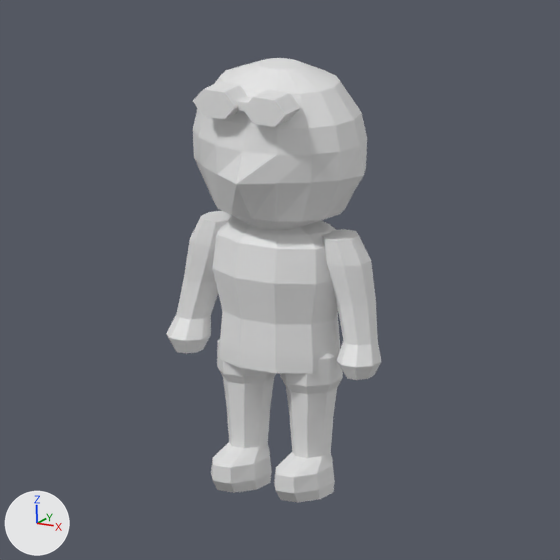
The Blender file port/characters/assets/models/joshua/joshua.blend: old version first, new version second.
Before and after are seen from the file's camera 'Character camera'. Arrows for +X, +Y and +Z are at lower left; the lights stay in place. The first picture is the older version. Materials are left out; every surface is plain grey.

The first picture shows 'joshua · Joshua forehead goggle -1', 'joshua · Joshua forehead goggle 1', 'joshua · Joshua goggle bridge', 'joshua · Joshua left arm', 'joshua · Joshua left leg', 'joshua · Joshua right arm', 'joshua · Joshua right leg', 'joshua · Joshua sleeveless pool top', 'joshua · Water owning head'.
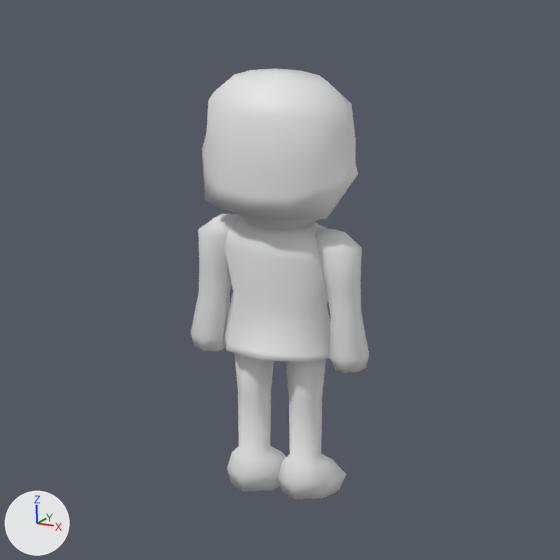
The change, as a list of edits to the scene's bpy script:
```text
Change me_joshua_water_water_owning_head:
    used by ob_joshua___water_owning_head; location = (0.0, 0.0, 0.0); scale = (1.12, 1.03, 1.02)
    remove me_joshua_water_water_owning_head.from_pydata(...)  # 114 vertices, 128 faces; spans x -0.452..0.452, y -0.458..0.37, z 1.45..2.29
    add me_joshua_water_water_owning_head.from_pydata(...)  # 92 vertices, 114 faces; spans x -0.472..0.472, y -0.319..0.363, z 1.48..2.296
    me_joshua_water_water_owning_head part 1: the whole mesh is rebuilt
    me_joshua_water_water_owning_head part 2: the surface is now shaded smooth
Change ob_joshua___torso:
    ob_joshua___torso.scale: (1.12, 1.03, 1.02) -> (1.0, 1.0, 1.0)
    remove ob_joshua___torso.hide_render = True
Remove ob_joshua___joshua_sleeveless_pool_top:
    ob_joshua___joshua_sleeveless_pool_top = bpy.data.objects.new('joshua · Joshua sleeveless pool top', me_joshua_water_joshua_sleeveless_pool_top)
Remove ob_joshua___joshua_left_arm:
    ob_joshua___joshua_left_arm = bpy.data.objects.new('joshua · Joshua left arm', me_joshua_water_joshua_left_arm)
Remove ob_joshua___joshua_left_leg:
    ob_joshua___joshua_left_leg = bpy.data.objects.new('joshua · Joshua left leg', me_joshua_water_joshua_left_leg)
Remove ob_joshua___joshua_right_arm:
    ob_joshua___joshua_right_arm = bpy.data.objects.new('joshua · Joshua right arm', me_joshua_water_joshua_right_arm)
Remove ob_joshua___joshua_right_leg:
    ob_joshua___joshua_right_leg = bpy.data.objects.new('joshua · Joshua right leg', me_joshua_water_joshua_right_leg)
Change ob_joshua___water_owning_head:
    ob_joshua___water_owning_head.scale: (1.12, 1.03, 1.02) -> (1.0, 1.0, 1.0)
Remove ob_joshua___joshua_forehead_goggle__1:
    ob_joshua___joshua_forehead_goggle__1 = bpy.data.objects.new('joshua · Joshua forehead goggle -1', me_joshua_water_joshua_forehead_goggle__1)
Remove ob_joshua___joshua_forehead_goggle_1:
    ob_joshua___joshua_forehead_goggle_1 = bpy.data.objects.new('joshua · Joshua forehead goggle 1', me_joshua_water_joshua_forehead_goggle_1)
Remove ob_joshua___joshua_goggle_bridge:
    ob_joshua___joshua_goggle_bridge = bpy.data.objects.new('joshua · Joshua goggle bridge', me_joshua_water_joshua_goggle_bridge)
Add ob_joined_leg_shoe_001:
    ob_joined_leg_shoe_001 = bpy.data.objects.new('joined leg shoe.001', me_joined_leg_shoe_001)  # 38 vertices, 42 faces; spans x 0.008..0.3, y -0.142..0.283, z 0.0..0.81
    ob_joined_leg_shoe_001.location = (0.0, 0.0, 0.0)
Add ob_joined_arm_hand_sleeve_001:
    ob_joined_arm_hand_sleeve_001 = bpy.data.objects.new('joined arm hand sleeve.001', me_joined_arm_hand_sleeve_001)  # 38 vertices, 42 faces; spans x 0.21..0.514, y -0.115..0.115, z 0.717..1.471
    ob_joined_arm_hand_sleeve_001.location = (0.0, 0.0, 0.0)
Add ob_joined_leg_shoe:
    ob_joined_leg_shoe = bpy.data.objects.new('joined leg shoe', me_joined_leg_shoe)  # 38 vertices, 42 faces; spans x -0.3..-0.008, y -0.142..0.283, z 0.0..0.81
    ob_joined_leg_shoe.location = (0.0, 0.0, 0.0)
Add ob_joined_arm_hand_sleeve:
    ob_joined_arm_hand_sleeve = bpy.data.objects.new('joined arm hand sleeve', me_joined_arm_hand_sleeve)  # 38 vertices, 42 faces; spans x -0.514..-0.21, y -0.115..0.115, z 0.717..1.471
    ob_joined_arm_hand_sleeve.location = (0.0, 0.0, 0.0)
```

Location of each change, [x1, y1, x2, y2] in pixels of the pictures (560 x 560 px; the box of a moved part takes in the faces that stretch with it):
'joshua · Water owning head', reshaped, rescaled (10% narrower, 6% shorter): before [193, 58, 367, 230]; after [202, 69, 358, 230]
'joshua · Joshua sleeveless pool top', deleted: before [212, 216, 340, 374]
'joshua · torso', shown: after [224, 218, 330, 363]
'joshua · Joshua right leg', deleted: before [274, 348, 343, 502]
'joshua · Joshua left leg', deleted: before [211, 339, 277, 493]
'joshua · Joshua right arm', deleted: before [322, 229, 381, 380]
'joined leg shoe.001', added: after [278, 359, 346, 499]
'joined leg shoe', added: after [227, 353, 286, 491]
'joined arm hand sleeve.001', added: after [314, 228, 369, 372]
'joshua · Joshua left arm', deleted: before [166, 211, 232, 354]
'joined arm hand sleeve', added: after [191, 214, 241, 352]
'joshua · Joshua forehead goggle 1', deleted: before [243, 90, 300, 127]
'joshua · Joshua forehead goggle -1', deleted: before [193, 82, 247, 119]
'joshua · Joshua goggle bridge', deleted: before [235, 97, 252, 111]
part 1 of me_joshua_water_water_owning_head, moved or reshaped: before [193, 58, 367, 230]; after [202, 69, 358, 230]
